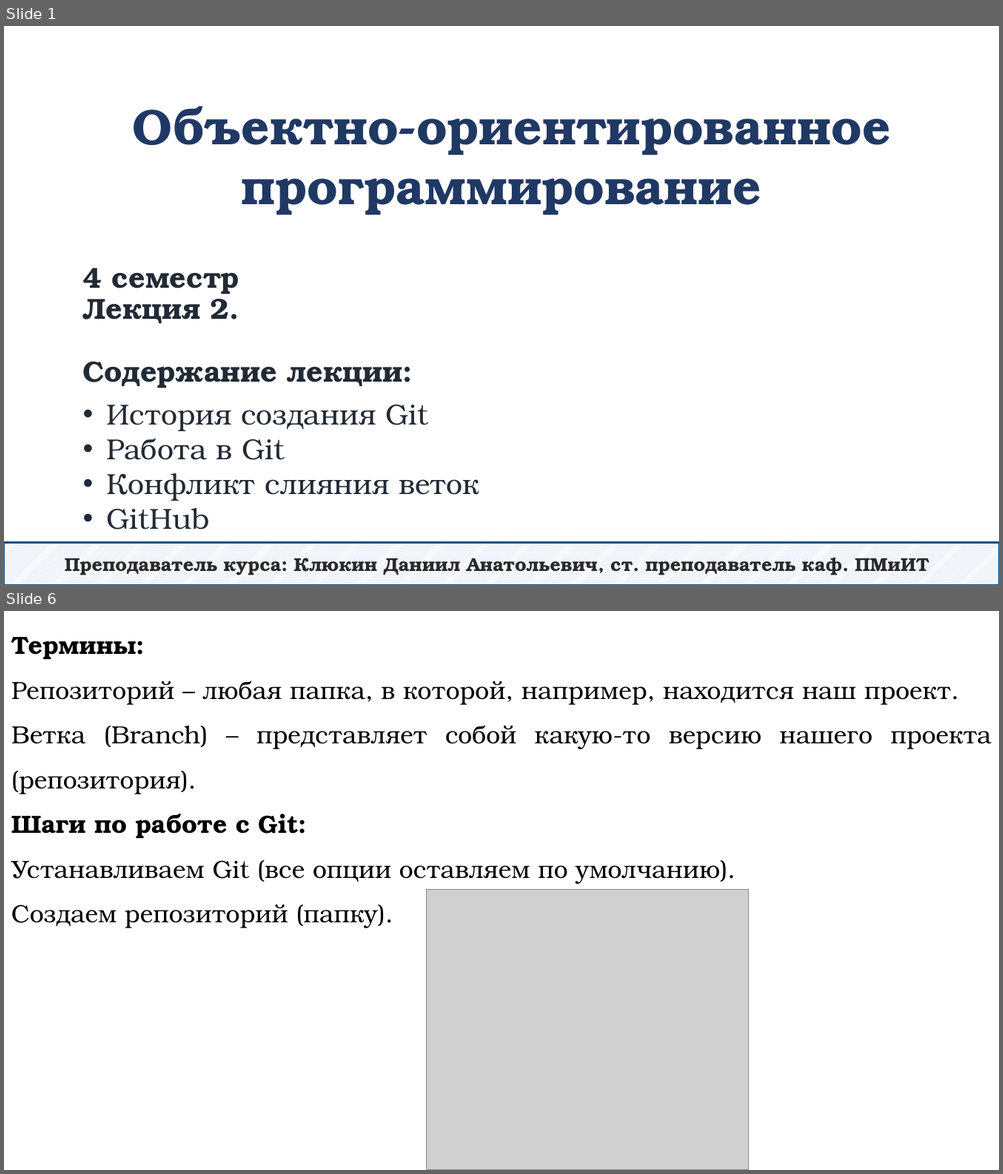
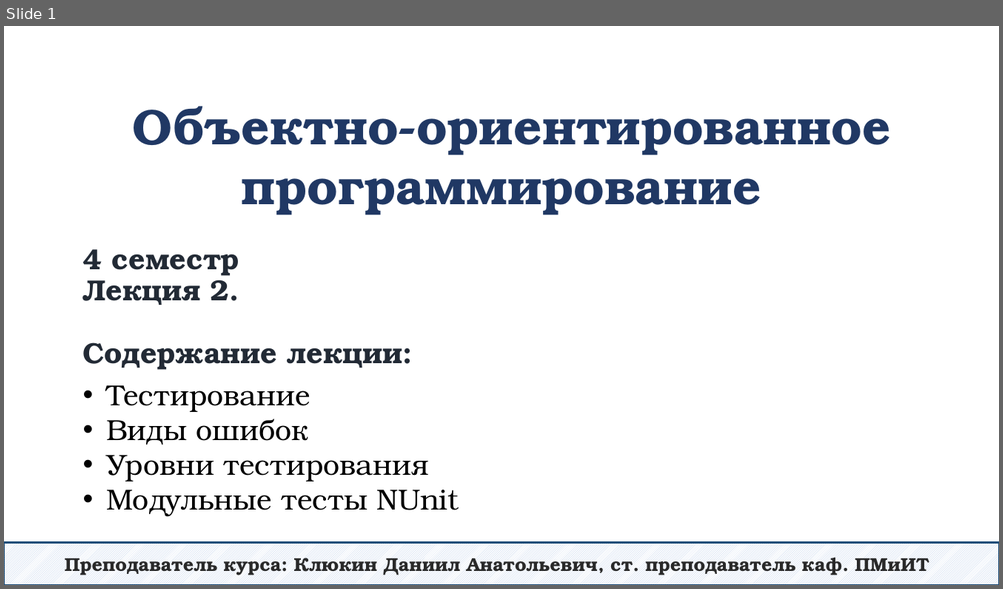
Before and after one commit to DaniilKlyukin/OOP-4, a slide deck: Лекции/ООП 1 лек 2.pptx. Shown one above the other, each under a label of ours: slides 1 and 6 before the commit, slide 1 after it; the slides between them are not shown. The pictures are 1003x1174 and 1003x589 pixels, drawn with LibreOffice and Linux fonts; fonts in the diff are those of the drawing; grey boxes stand for pictures. Boxes give left, top, right and bottom in pixels: in the first picture for what was removed or moved away, otherwise in the second. Text is boxed around its words. In the diff, an @@ line names an element or a change of style, - is before the commit and + after.

```diff
--- a/Лекции/ООП 1 лек 2.pptx
+++ b/Лекции/ООП 1 лек 2.pptx
@@ slide 6 removed at [4, 611, 999, 1170], background #FFFFFF @@
@@ text removed at [11, 637, 991, 928] @@
-Термины:
-Репозиторий – любая папка, в которой, например, находится наш проект.
-Ветка (Branch) – представляет собой какую-то версию нашего проекта (репозитория).
-Шаги по работе с Git:
-Устанавливаем Git (все опции оставляем по умолчанию).
-Создаем репозиторий (папку).
@@ picture removed at [427, 889, 748, 1170] @@
@@ slide 1 changed as well @@
@@ title "4 семестр Лекция 2. Содержание ...": place and size @@
-title "4 семестр Лекция 2. Содержание ..." at [83, 268, 403, 389]
+title "4 семестр Лекция 2. Содержание ..." at [83, 249, 403, 370]
@@ text at [106, 386, 459, 517]: text changed; text colour #222A35 to #000000 @@
-• История создания Git
-• Работа в Git
-• Конфликт слияния веток
-• GitHub
+• Тестирование
+• Виды ошибок
+• Уровни тестирования
+• Модульные тесты NUnit
```
Also in this commit, not shown: 26 slides added, 46 other slides removed.
